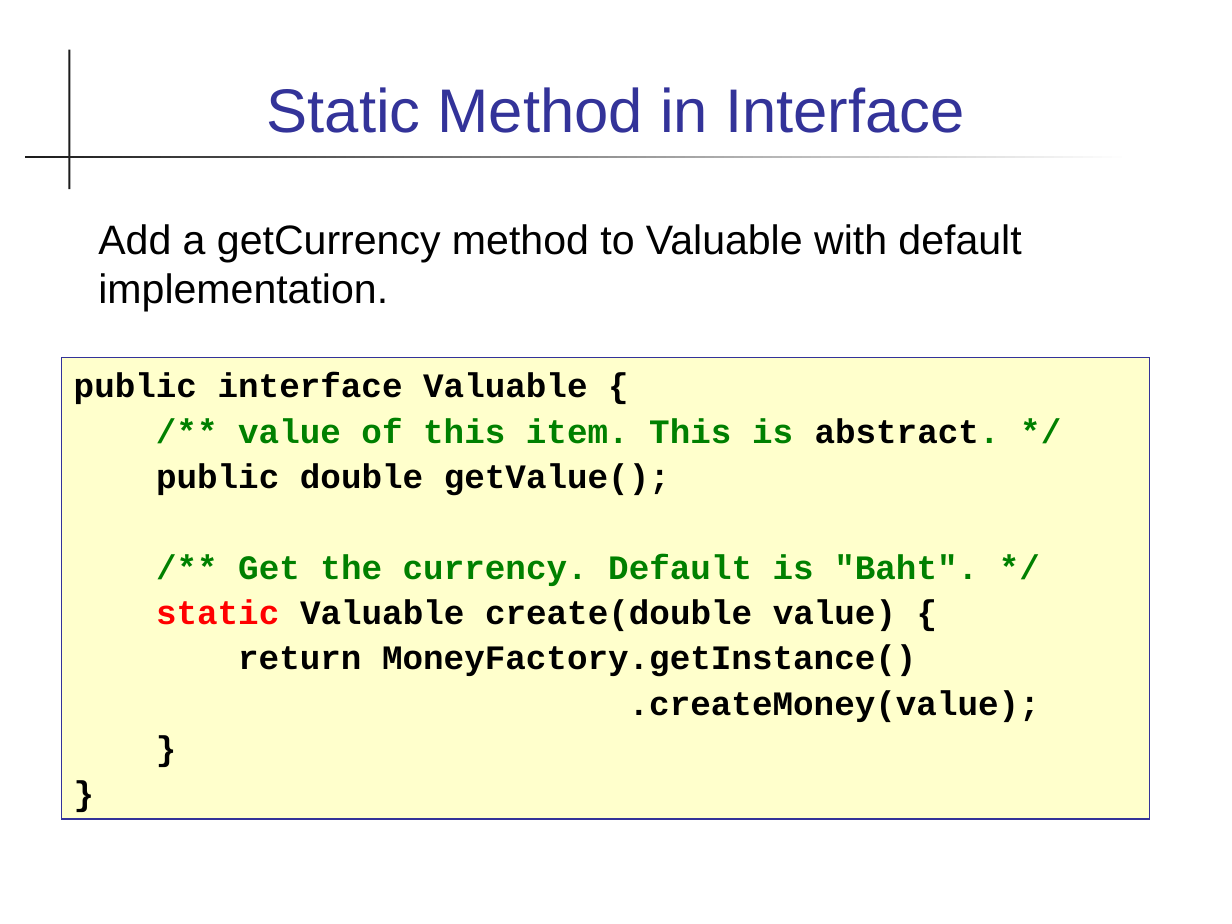
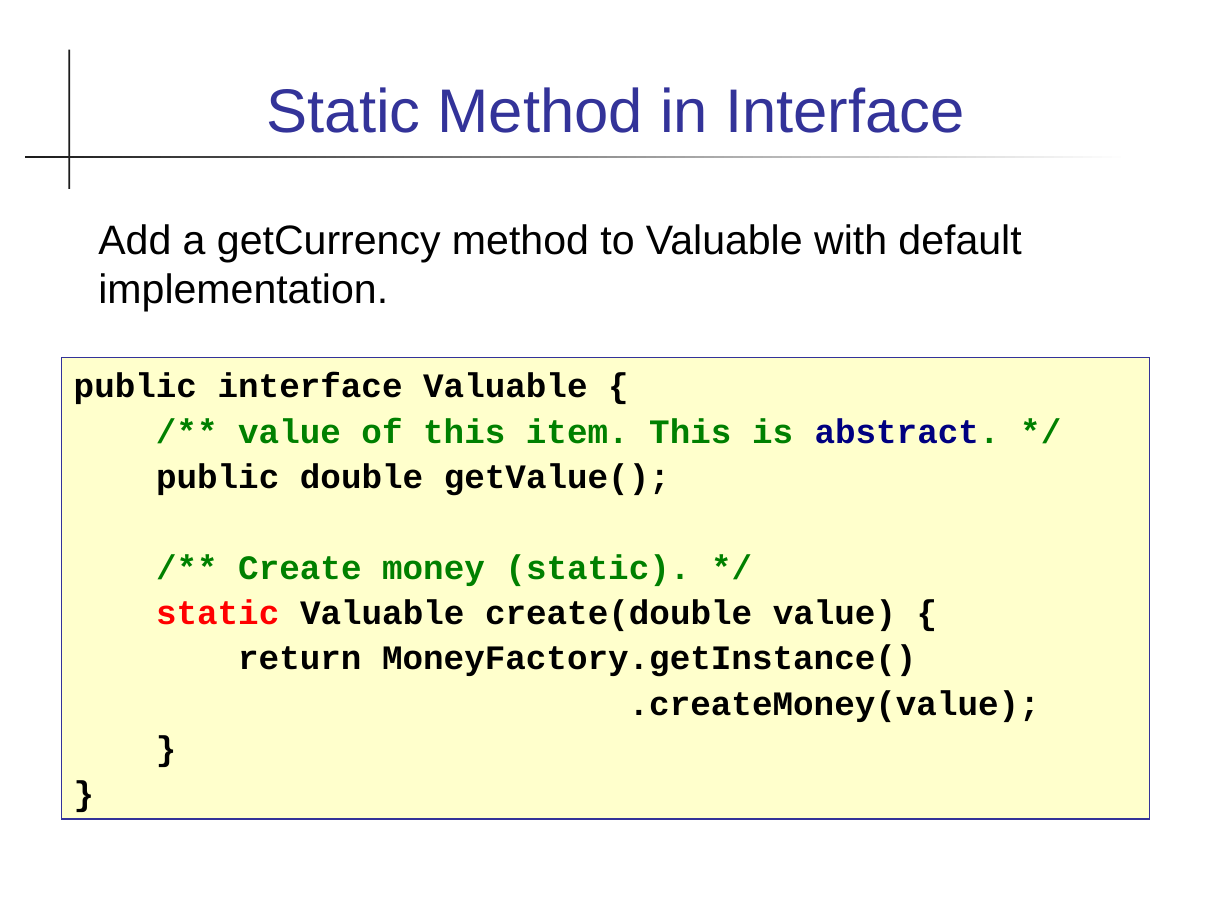
Before and after one commit to skeoop/skeoop.github.io, a slide deck: slide 4 of week13/Java-8-Features.ppt. Drawn at 1232x924 pixels with LibreOffice and Linux fonts; fonts in the diff are those of the drawing. Boxes give left, top, right and bottom in pixels: in the first picture for what was removed or moved away, otherwise in the second. Text is boxed around its words. In the diff, an @@ line names an element or a change of style, - is before the commit and + after.

```diff
--- a/week13/Java-8-Features.ppt
+++ b/week13/Java-8-Features.ppt
@@ text in rectangle at [238, 418, 1000, 444]: text colour #000000 to #000080 in "abstract." @@
@@ text in rectangle at [238, 554, 690, 586]: text changed @@
-/** Get the currency. Default is "Baht". */
+/** Create money (static). */
```
Also in this commit, not shown: 5 other slides changed, 1 slide added, 7 other files.
